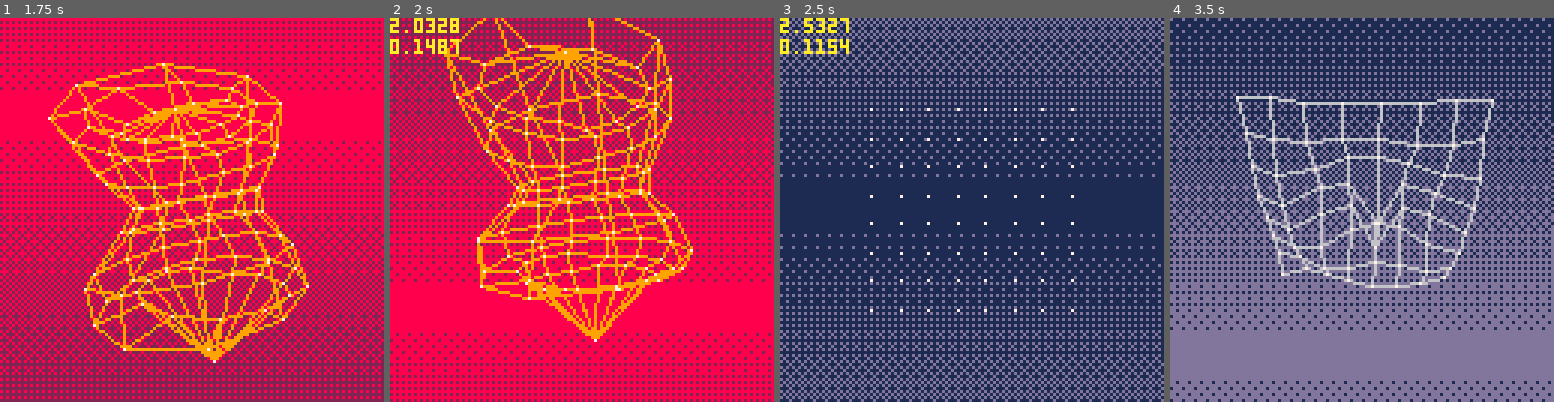
Above: before the commit, frames 1-4 (left to right).
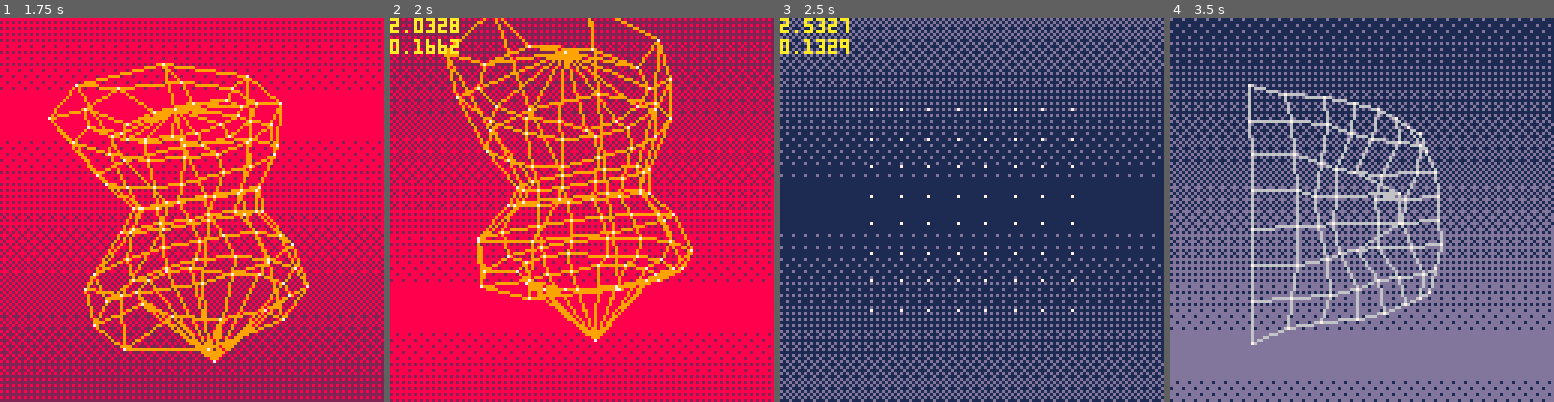
Above: after the commit, the same moments.

Repository: xavier/pico8
Game: PICO-8 cartridge srol.p8
Two runs of this game, one before a commit and one after it. Both use one fixed random seed, a clock stepped at 60 frames per second and the inputs below.
Inputs:
- Up to frame 1 (1.75 s): tap X (X key) at 0.33, 1.07 s; tap O (Z key) at 0.7, 1.7 s; hold Right from 1.6 s (still down)
- Up to frame 2 (2 s): keep holding Right; tap X (X key) at 1.85 s
- Up to frame 3 (2.5 s): release Right at 2.1 s; tap O (Z key) at 2.1 s; hold Right from 2.47 s (still down)
- Up to frame 4 (3.5 s): tap O (Z key) at 2.5, 2.9, 3.3 s; tap X (X key) at 2.97 s; release Right at 3.03 s; hold Left from 3.08 s (still down)

Frame 1 is identical in both runs. In frame 2, less than 0.1% of the frame differs, in the area x 9-18%, y 5-10%; in frame 3, less than 0.1%; in frame 4, 10%, in the area x 17-85%, y 17-86%.

Commit message:
Add mesh position and rotation

Diff:
--- a/srol.p8
+++ b/srol.p8
@@ -166,6 +166,8 @@
   vertices = {},
   points = {},
   edges = {},
+  position = {0, 0, 0},
+  rotation = {0, 0, 0},
   vertex_transform = vertex_transform_identity
  }
 end
@@ -301,13 +303,18 @@
  local y = 4-(((i / 8) % 8))
  local d = sqrt(sqr(x)+sqr(y))
  local z = .5/d * cos(t+d*.3)
- return rotatev_x(rotatev_y({v[1], v[2], z}, 0.2*sin(t*.14)), 0.1*sin(t*.2))
+ return {v[1], v[2], z}
 end
 
 
 function transform_mesh(mesh, timer)
  for idx = 1,#mesh.vertices do
-  mesh.points[idx] = projectv(mesh.vertex_transform(timer, idx, mesh.vertices[idx]))
+  local tv = mesh.vertex_transform(timer, idx, mesh.vertices[idx])
+  tv = rotatev_x(tv, mesh.rotation[1])
+  tv = rotatev_y(tv, mesh.rotation[2])
+  tv = rotatev_z(tv, mesh.rotation[3])
+  tv = addv(tv, mesh.position)
+  mesh.points[idx] = projectv(tv)
  end
 end
 
@@ -386,6 +393,8 @@
 -- parts
 
 function part_wave_update(t)
+ wave_mesh.rotation[1] = 0.2*sin(t*.14)
+ wave_mesh.rotation[2] = 0.1*sin(t*.2)
  transform_mesh(wave_mesh, t)
 end
 
@@ -396,6 +405,12 @@
 end
 
 function part_cylinder_update(t)
+ cylinder_mesh.rotation = {
+  0,
+  t*0.1,
+  0.03 * sin(t*0.2)
+ }
+ cylinder_mesh.position = {0, 0, 5}
  transform_mesh(cylinder_mesh, t)
 end
 
@@ -406,6 +421,8 @@
 end
 
 function part_lhc_update(t)
+ lhc_mesh.position = {0, 0, 5}
+ lhc_mesh.rotation[2] = t*0.5
  transform_mesh(lhc_mesh, t)
 end
 
@@ -416,6 +433,7 @@
 end
 
 function part_trench_update(t)
+ trench_mesh.rotation = {-0.15, t*0.1, 0}
  transform_mesh(trench_mesh, t)
 end
 
@@ -574,9 +592,6 @@
  wave_mesh.vertex_transform = vertex_transform_wave
 
  lhc_mesh = generate_lhc_mesh(1.5, 3, 1)
- lhc_mesh.vertex_transform = function (t, i, v)
-  return addv(rotatev_y(v, t*0.5), {0, 0, 5})
- end
 
  local nh = 12
  local nv = 9
@@ -593,22 +608,11 @@
     1+0.25*wavelet,
     1+.2*wavelet
    }
-   rv = scalev(v, warp)
+   return scalev(v, warp)
   else
    -- top and bottom
-   rv = {v[1], v[2] + 1.5*sin(t+i*.7), v[3]}
-  end
-  -- final transform
-  return addv(
-    rotatev_z(
-     rotatev_y(
-      rv,
-      t*0.1
-     ),
-     0.03 * sin(t*0.2)
-    ),
-    {0, 0, 5}
-   )
+   return {v[1], v[2] + 1.5*sin(t+i*.7), v[3]}
+  end
  end
 
 
@@ -617,9 +621,6 @@
  end
 
  trench_mesh = generate_plane_mesh(12, 0.2, zfun_landscape)
- trench_mesh.vertex_transform = function (t, i, v)
-  return rotatev_y(rotatev_x(v, -0.15), t*0.1)
- end
 
  ring_seeds = {}
  for i=1,50 do
